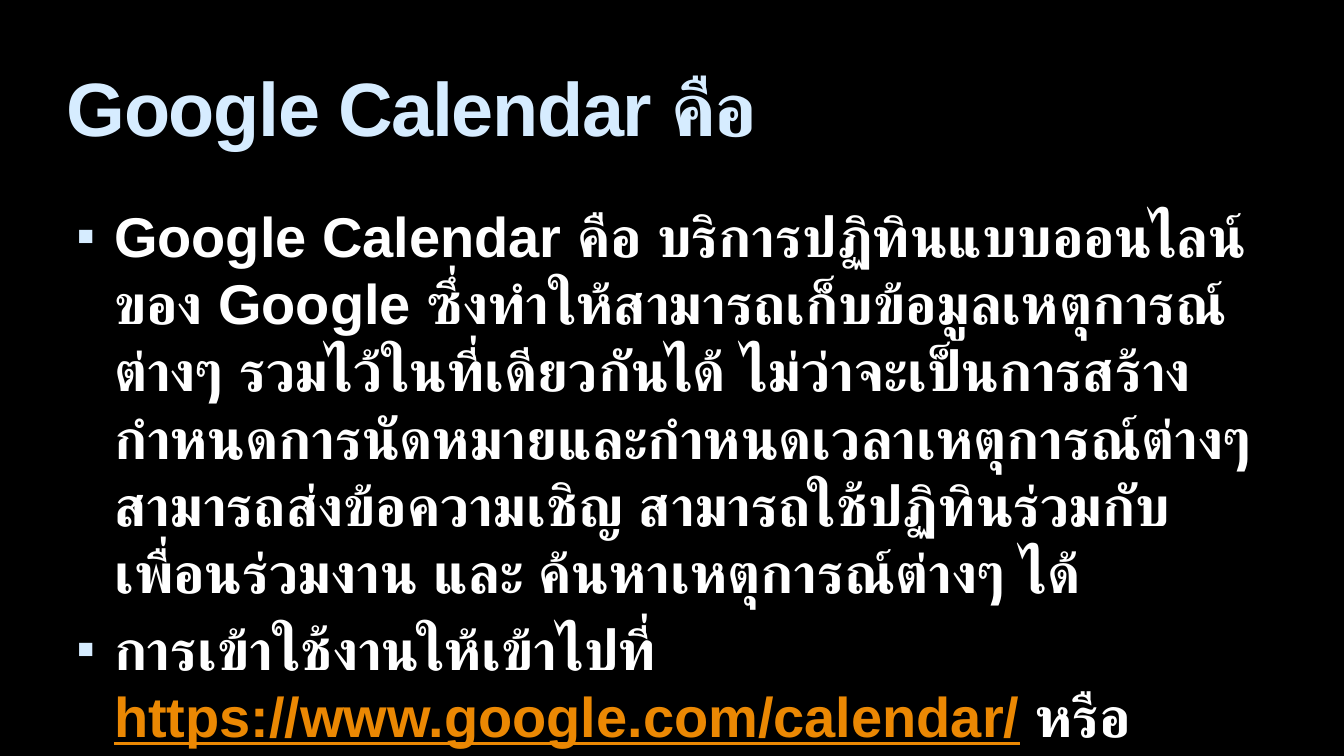
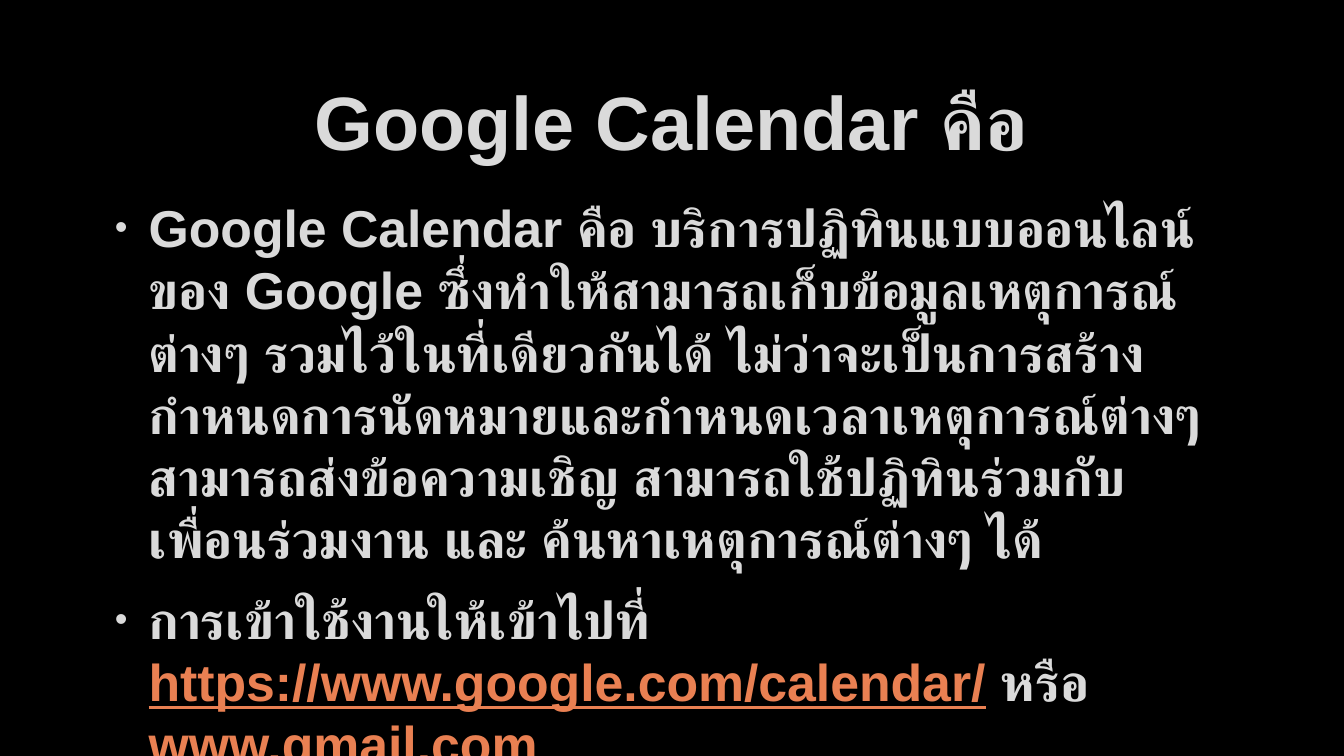
Before and after one commit to bratchasak/gcalendar, a slide deck: slide 4 of Google Calendar.pptx (slide 5 before the commit). Drawn at 1344x756 pixels with LibreOffice and Linux fonts; fonts in the diff are those of the drawing; background and template pictures are left out. Boxes give left, top, right and bottom in pixels: in the first picture for what was removed or moved away, otherwise in the second. Text is boxed around its words. In the diff, an @@ line names an element or a change of style, - is before the commit and + after.

Commit message:
edit slide 2014-04-09

```diff
--- a/Google Calendar.pptx
+++ b/Google Calendar.pptx
@@ title "Google Calendar คือ" moved from (x1=67, y1=78, x2=758, y2=151) to (x1=315, y1=92, x2=1028, y2=165) @@
@@ title "Google Calendar คือ" at (x1=315, y1=92, x2=1028, y2=165): text colour #D6ECFF to #DADADA, letter spacing -1 to 0 pt, letter outline none to #404040 0.75 pt; alignment left to centre; vertical alignment top to middle @@
@@ text "Google Calendar คือ บริการปฏิทินแบบออนไลน์ของ Google ..." moved from (x1=114, y1=213, x2=1252, y2=747) to (x1=149, y1=207, x2=1201, y2=712) @@
@@ text "Google Calendar คือ บริการปฏิทินแบบออนไลน์ของ Google ..." at (x1=149, y1=207, x2=1201, y2=712): size 40 to 37 pt, letter outline none to #404040 0.75 pt; text colour #FFFFFF to #DADADA in "Google Calendar คือ บริการปฏิทินแบบออนไลน์ของ Google ซึ่งทำใ ...", "การเข้าใช้งานให้เข้าไปที่ หรือ"; text colour #EB8803 to #E98052 in "https://www.google.com/calendar/ www.gmail.com"; bullet ▪ to •; more space between paragraphs; bullet colour #D6ECFF to #DADADA @@
```
Also in this commit, not shown: 17 other slides changed, 1 slide added, 6 slides removed, 1 other file.
